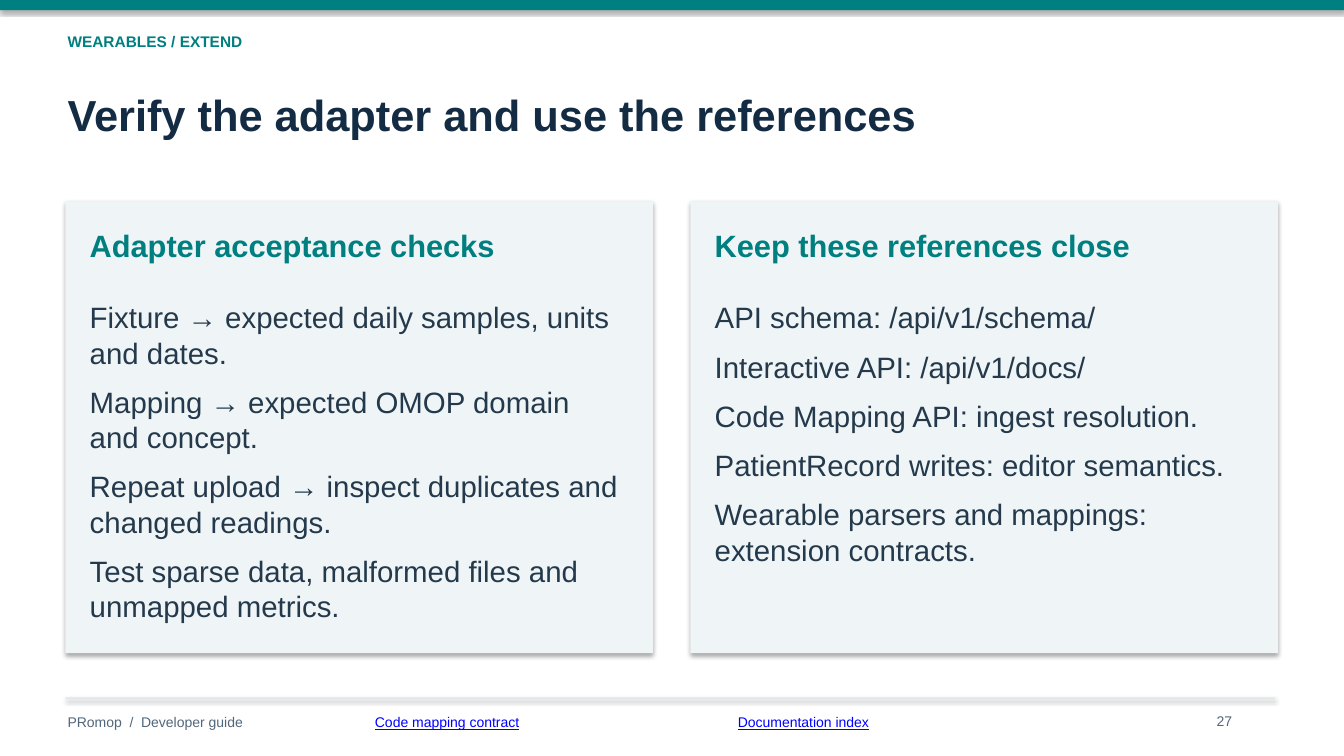
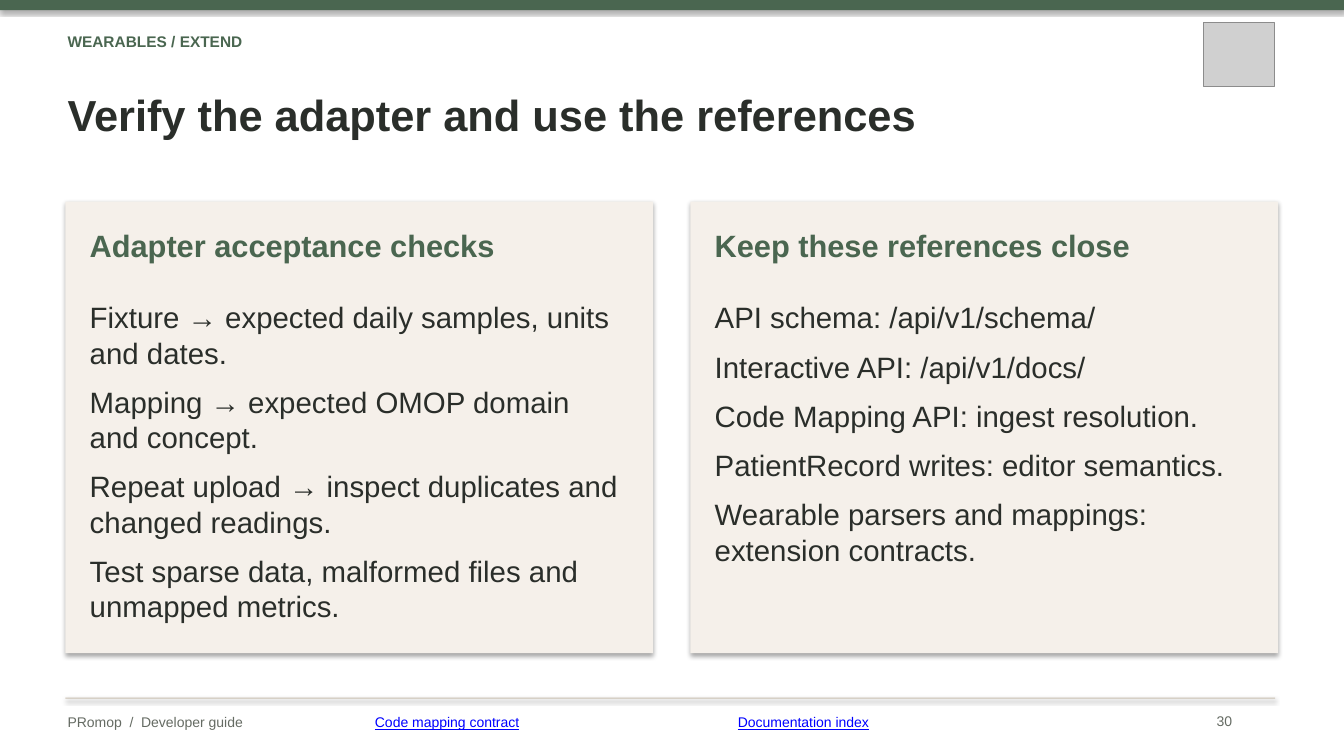
Before and after one commit to healthkey-ai/promop, a slide deck: slide 30 of PRomop_Developer_Guide.pptx (slide 27 before the commit). Drawn at 1344x756 pixels with LibreOffice and Linux fonts; fonts in the diff are those of the drawing; grey boxes stand for pictures. Boxes give left, top, right and bottom in pixels: in the first picture for what was removed or moved away, otherwise in the second. Text is boxed around its words. In the diff, an @@ line names an element or a change of style, - is before the commit and + after.

Commit message:
docs: refresh developer guide branding and architecture [skip ci]

```diff
--- a/PRomop_Developer_Guide.pptx
+++ b/PRomop_Developer_Guide.pptx
@@ rectangle at (0,0,1344,10): fill #007F80 to #4A6650 @@
@@ picture added at (1204,22,1274,87) @@
@@ text colour #007F80 to #4A6650 in 3 elements at (90,234,494,263), (715,234,1130,263), (68,36,243,47) @@
@@ text "Verify the adapter and use ..." at (68,99,915,139): text colour #142C43 to #2A2E2A @@
@@ rectangle at (66,202,653,653): fill #EFF5F7 to #F5F0EA @@
@@ rectangle at (691,202,1278,653): fill #EFF5F7 to #F5F0EA @@
@@ text "Fixture → expected daily samples, ..." at (90,306,617,623): text colour #24394B to #2A2E2A @@
@@ text "API schema: /api/v1/schema/" at (715,306,1224,562): text colour #24394B to #2A2E2A @@
@@ text "PRomop / Developer guide" at (68,717,243,730): text colour #52677A to #656B63 @@
@@ rectangle at (66,698,1275,699): fill #D7E1E7 to #C9BFB0 @@
@@ text at (1217,716,1233,726): text changed; text colour #52677A to #656B63 @@
-27
+30
```
Also in this commit, not shown: 26 other slides changed, 3 slides added.
